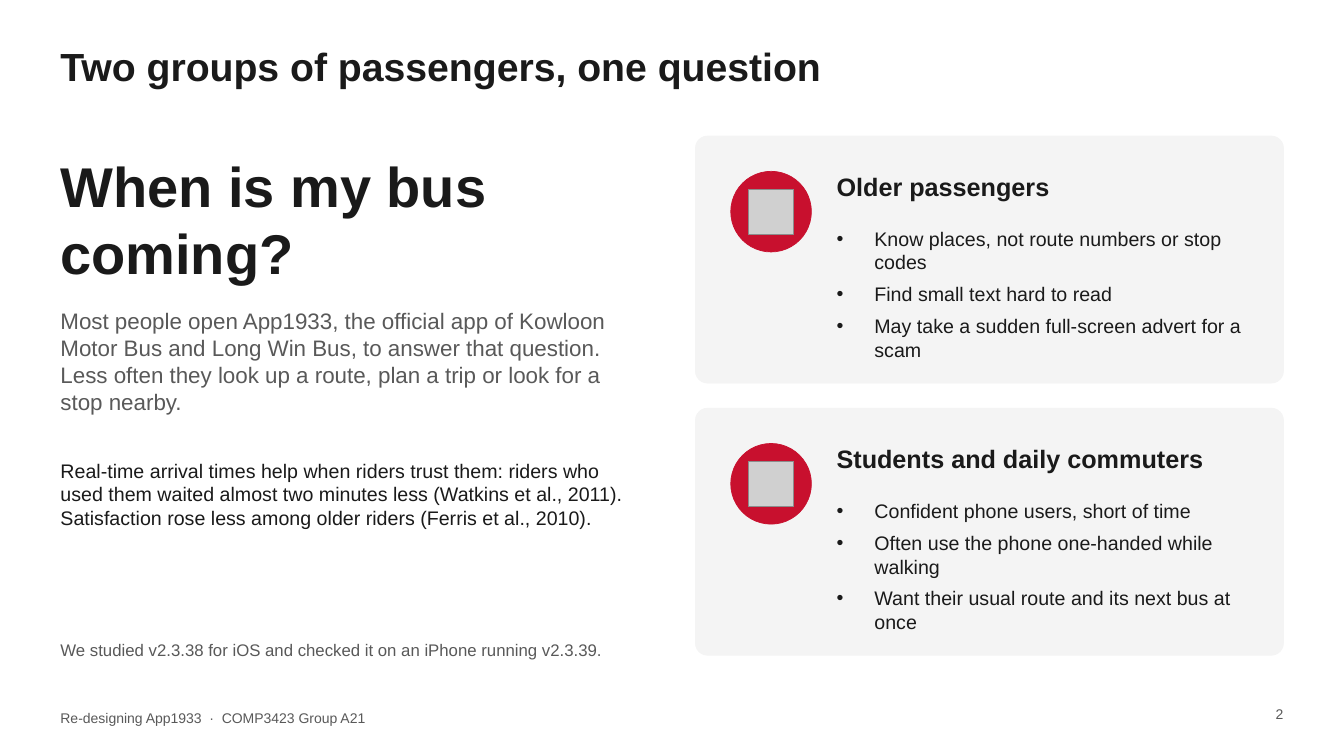
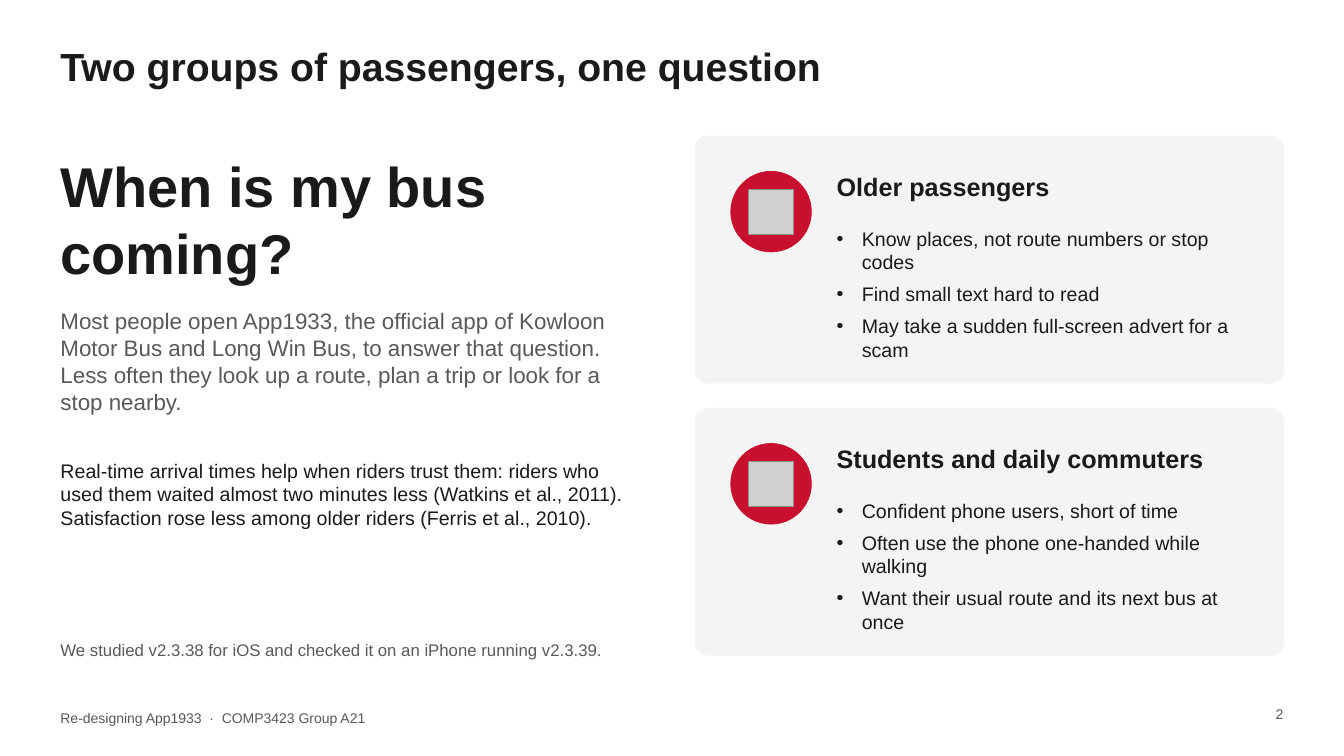
Before and after one commit to HaochenFa/COMP3423-HCI, a slide deck: slide 2 of slides/COMP3423_App1933_Presentation.pptx. Drawn at 1344x756 pixels with LibreOffice and Linux fonts; fonts in the diff are those of the drawing; grey boxes stand for pictures. Boxes give left, top, right and bottom in pixels: in the first picture for what was removed or moved away, otherwise in the second. Text is boxed around its words. In the diff, an @@ line names an element or a change of style, - is before the commit and + after.

```diff
--- a/slides/COMP3423_App1933_Presentation.pptx
+++ b/slides/COMP3423_App1933_Presentation.pptx
@@ text "Know places, not route numbers ..." at box(862, 231, 1228, 357): indent changed; less space between paragraphs @@
@@ text "Confident phone users, short of ..." at box(862, 503, 1217, 629): indent changed; less space between paragraphs @@
```
Also in this commit, not shown: 8 other slides changed, 2 other files.
